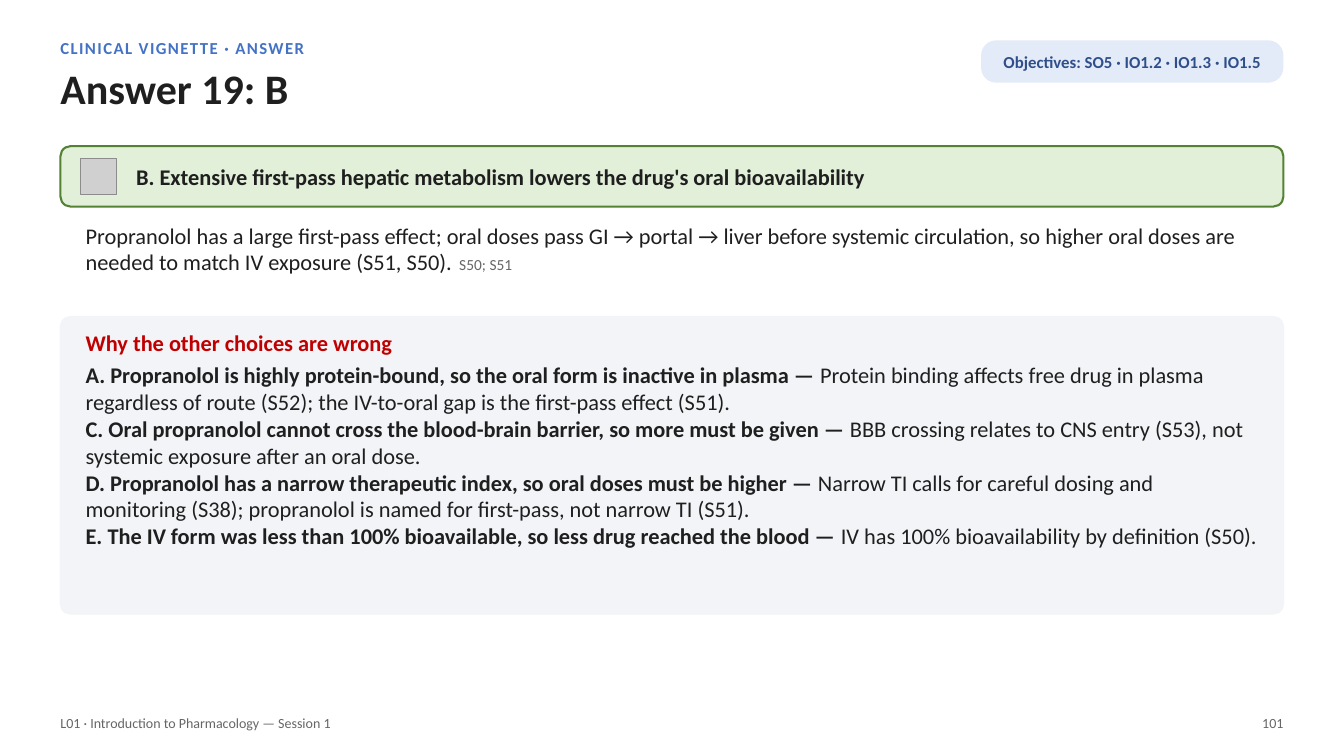
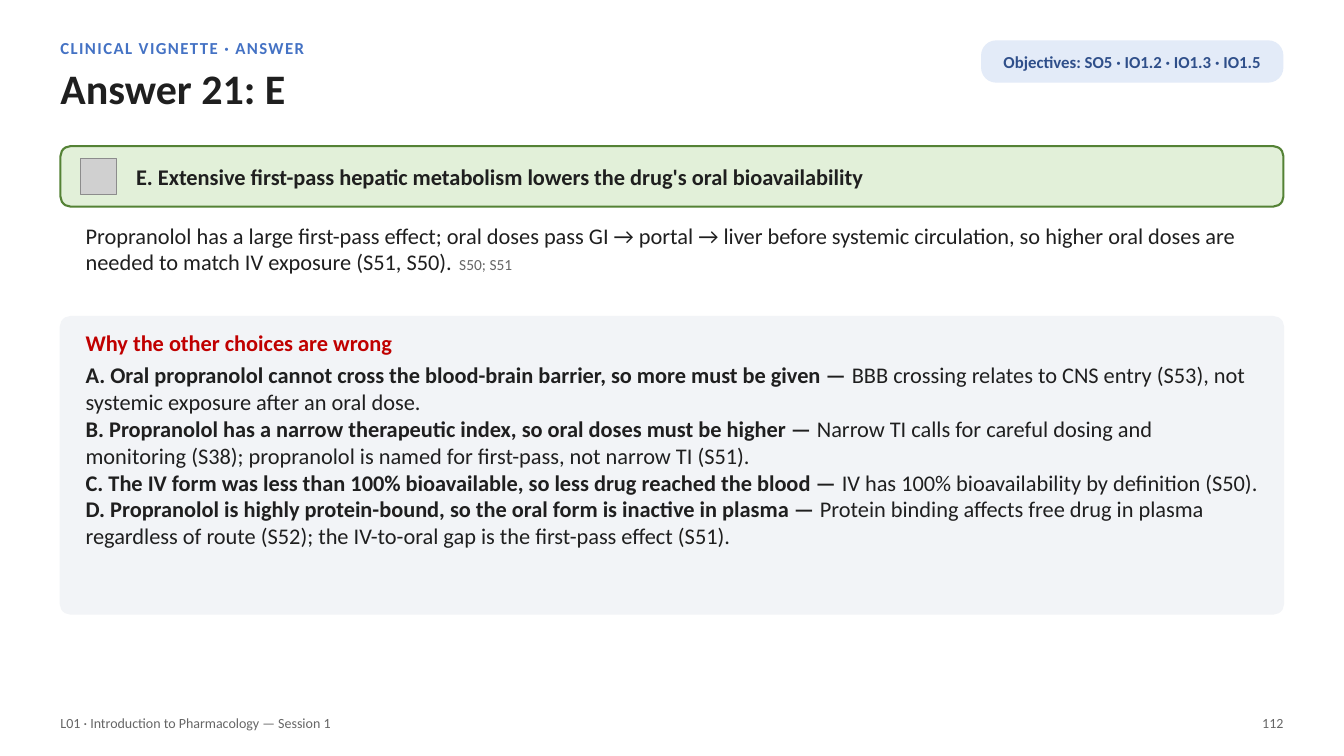
Before and after one commit to bishwokrit/DPAS-Pharm, a slide deck: slide 112 of docs/L01/L01_Unit_1_Introduction_to_Pharmacology_Session_1_study_deck.pptx (slide 101 before the commit). Drawn at 1344x756 pixels with LibreOffice and Linux fonts; fonts in the diff are those of the drawing; grey boxes stand for pictures. Boxes give left, top, right and bottom in pixels: in the first picture for what was removed or moved away, otherwise in the second. Text is boxed around its words. In the diff, an @@ line names an element or a change of style, - is before the commit and + after.

```diff
--- a/docs/L01/L01_Unit_1_Introduction_to_Pharmacology_Session_1_study_deck.pptx
+++ b/docs/L01/L01_Unit_1_Introduction_to_Pharmacology_Session_1_study_deck.pptx
@@ text at box(60, 76, 285, 105): text changed @@
-Answer 19: B
+Answer 21: E
@@ text at box(136, 169, 863, 189): text changed @@
-B. Extensive first-pass hepatic metabolism lowers the drug's oral bioavailability
+E. Extensive first-pass hepatic metabolism lowers the drug's oral bioavailability
@@ text at box(86, 367, 1257, 548): text changed @@
-A. Propranolol is highly protein-bound, so the oral form is inactive in plasma — Protein binding affects free drug in plasma regardless of route (S52); the IV-to-oral gap is the first-pass effect (S51).
-C. Oral propranolol cannot cross the blood-brain barrier, so more must be given — BBB crossing relates to CNS entry (S53), not systemic exposure after an oral dose.
-D. Propranolol has a narrow therapeutic index, so oral doses must be higher — Narrow TI calls for careful dosing and monitoring (S38); propranolol is named for first-pass, not narrow TI (S51).
-E. The IV form was less than 100% bioavailable, so less drug reached the blood — IV has 100% bioavailability by definition (S50).
+A. Oral propranolol cannot cross the blood-brain barrier, so more must be given — BBB crossing relates to CNS entry (S53), not systemic exposure after an oral dose.
+B. Propranolol has a narrow therapeutic index, so oral doses must be higher — Narrow TI calls for careful dosing and monitoring (S38); propranolol is named for first-pass, not narrow TI (S51).
+C. The IV form was less than 100% bioavailable, so less drug reached the blood — IV has 100% bioavailability by definition (S50).
+D. Propranolol is highly protein-bound, so the oral form is inactive in plasma — Protein binding affects free drug in plasma regardless of route (S52); the IV-to-oral gap is the first-pass effect (S51).
@@ text at box(1262, 719, 1283, 728): text changed @@
-101
+112
```
Also in this commit, not shown: 88 other slides changed, 11 slides added, 48 other files.
